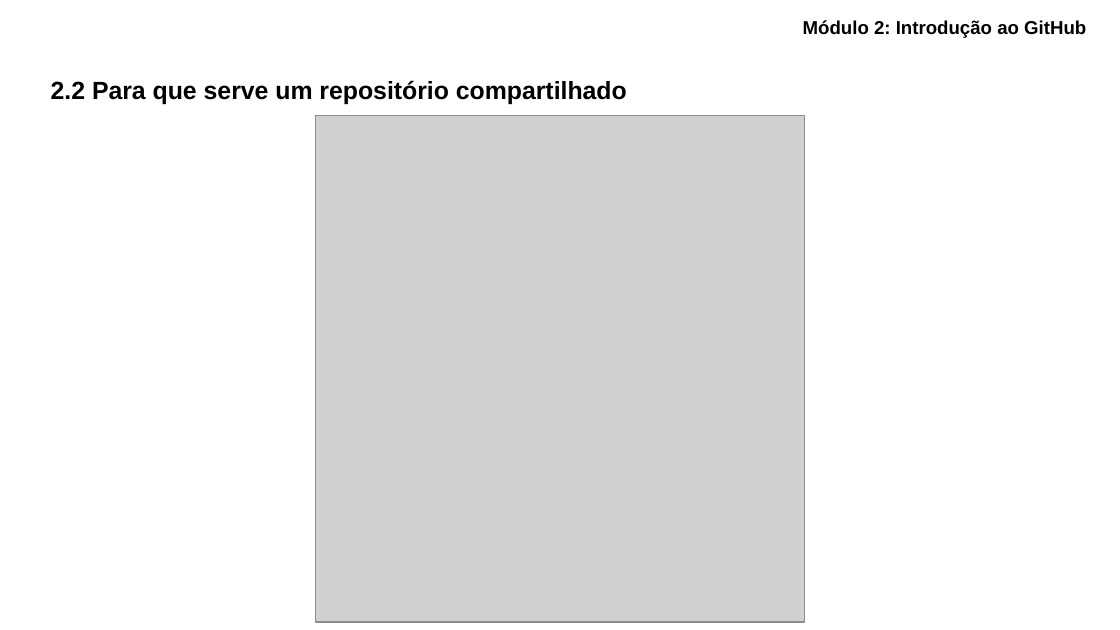
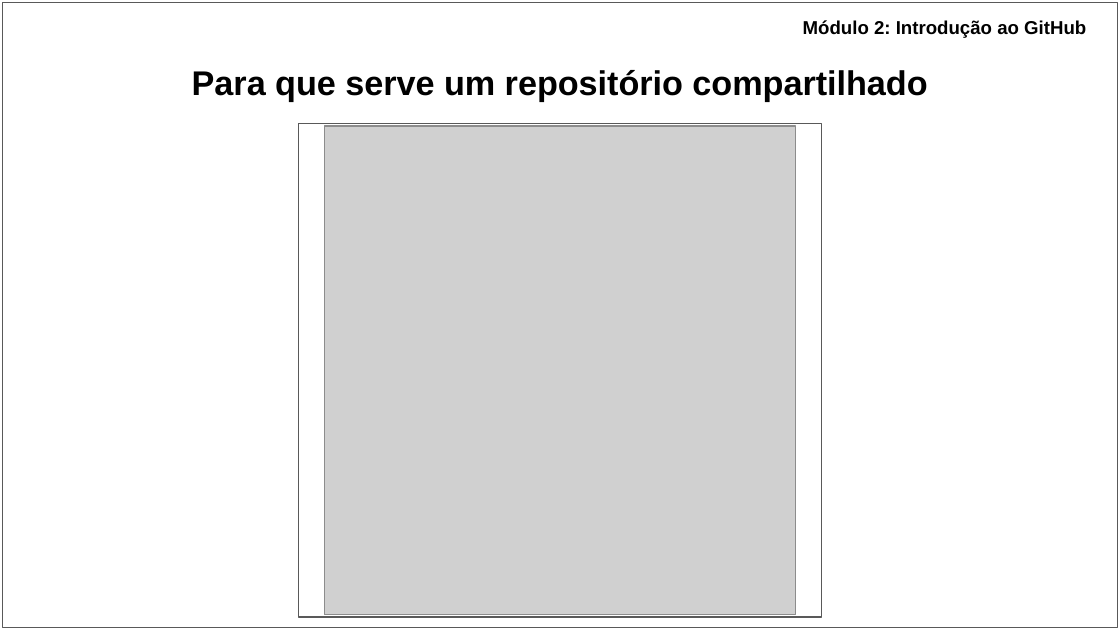
Before and after one commit to ryancunha13/Curso-Git-04, a slide deck: slide 8 of Materiais didáticos/Apresentação - Curso de Git_GitHub.pptx. Drawn at 1120x630 pixels with LibreOffice and Linux fonts; fonts in the diff are those of the drawing; grey boxes stand for pictures. Boxes give left, top, right and bottom in pixels: in the first picture for what was removed or moved away, otherwise in the second. Text is boxed around its words. In the diff, an @@ line names an element or a change of style, - is before the commit and + after.

```diff
--- a/Materiais didáticos/Apresentação - Curso de Git_GitHub.pptx
+++ b/Materiais didáticos/Apresentação - Curso de Git_GitHub.pptx
@@ rectangle added at bbox=[2, 2, 1118, 627], fill #FFFFFF, outline #595959 0.75 pt @@
@@ title at bbox=[192, 70, 927, 101]: text changed; size 16 to 22 pt @@
-2.2 Para que serve um repositório compartilhado
+Para que serve um repositório compartilhado
@@ rectangle added at bbox=[298, 123, 822, 617], fill #FFFFFF, outline #595959 0.75 pt @@
@@ picture: place and size @@
-picture at bbox=[316, 115, 804, 622]
+picture at bbox=[324, 125, 795, 614]
```
Also in this commit, not shown: 38 other slides changed, 9 slides added, 3 other files.
